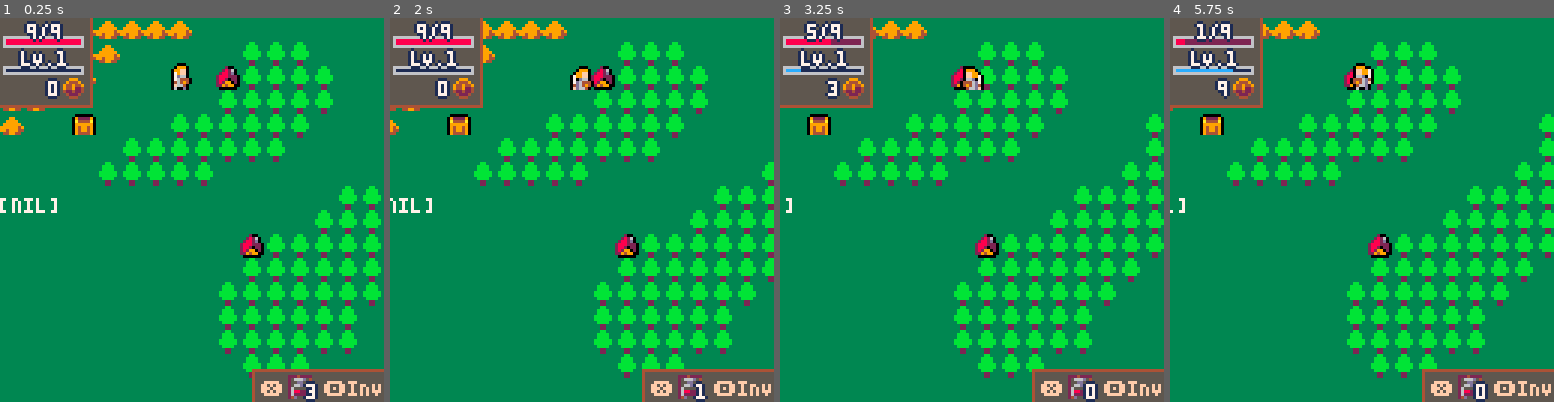
Above: before the commit, frames 1-4 (left to right).
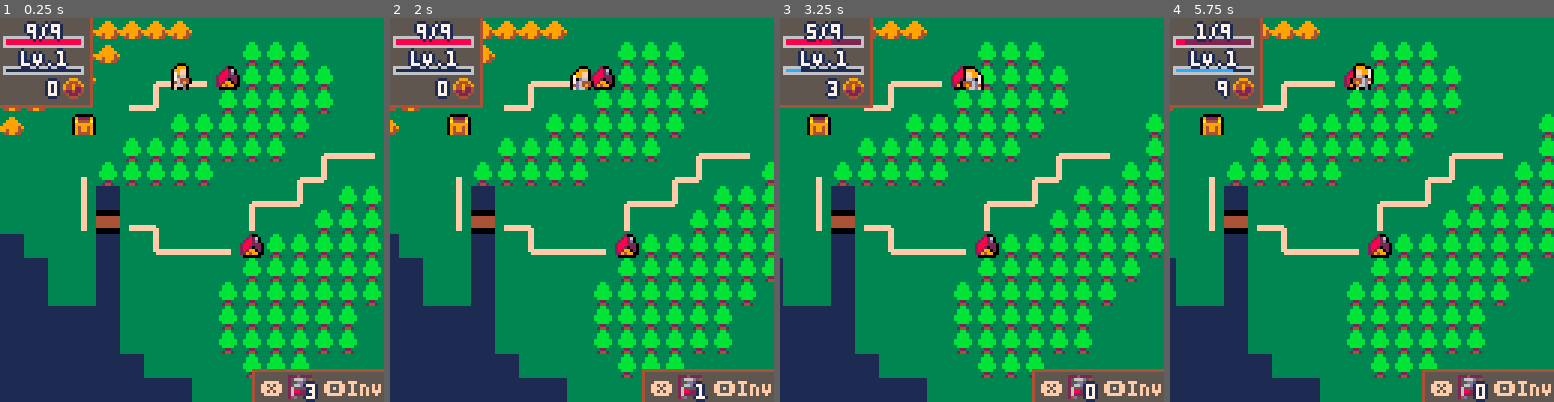
Above: after the commit, the same moments.

Repository: aureliendossantos/tinytale-pico-8
Game: PICO-8 cartridge tinytale.p8
Two runs of this game, one before a commit and one after it. Both use one fixed random seed, a clock stepped at 60 frames per second and the inputs below.
Inputs:
- Up to frame 1 (0.25 s): no input
- Up to frame 2 (2 s): tap X (X key) at 0.33, 1.07, 1.85 s; tap O (Z key) at 0.7, 1.7 s; hold Right from 1.6 s (still down)
- Up to frame 3 (3.25 s): release Right at 2.1 s; tap O (Z key) at 2.1, 2.5, 2.9 s; hold Up 2.15-2.42 s; hold Right 2.47-3.03 s; tap X (X key) at 2.97 s; hold Left from 3.08 s (still down)
- Up to frame 4 (5.75 s): tap O (Z key) every 0.4 s from 3.3 to 5.7 s; release Left at 3.58 s; hold Down 3.63-3.97 s; hold Right 4.02-4.68 s; tap X (X key) at 4.08, 5.2 s; hold Up 4.73-5.03 s; hold Left 5.08-5.68 s; hold Down from 5.73 s (still down)

The runs differ from the first frame. In frame 1, 17% of the frame differs, in the area x 0-99%, y 11-100%; in frame 2, 15%; in frame 3, 12%; in frame 4, 13%.

Commit message:
path autotiles

Diff:
--- /dev/null
+++ b/autotiles.lua
@@ -0,0 +1,47 @@
+function generate_autotiles(x_max, y_max)
+    for x = 0, x_max do
+        for y = 0, y_max do
+            if is_a_path(x, y) then
+                --we found a path tile and set the correct autotile
+                local autotile_data = {
+                    --one connection
+                    {x-1, y, 115},
+                    {x+1, y, 113},
+                    {x, y-1, 96},
+                    {x, y+1, 64},
+                    --two connections
+                    {x-1, y, x+1, y, 114},
+                    {x, y-1, x, y+1, 80},
+                    {x+1, y, x, y+1, 65},
+                    {x-1, y, x, y+1, 67},
+                    {x, y-1, x+1, y, 97},
+                    {x-1, y, x, y-1, 99},
+                    --three connections
+                    {x-1, y, x+1, y, x, y+1, 66},
+                    {x, y-1, x+1, y, x, y+1, 81},
+                    {x, y-1, x-1, y, x, y+1, 83},
+                    {x-1, y, x, y-1, x+1, y, 98},
+                    --four connections
+                    {x, y-1, x-1, y, x+1, y, x, y+1, 82}
+                }
+                for i in all(autotile_data) do
+                    if #i == 3 and is_a_path(i[1], i[2])
+                    or #i == 5 and is_a_path(i[1], i[2]) and is_a_path(i[3], i[4])
+                    or #i == 7 and is_a_path(i[1], i[2]) and is_a_path(i[3], i[4]) and is_a_path(i[5], i[6])
+                    or #i == 9 and is_a_path(i[1], i[2]) and is_a_path(i[3], i[4]) and is_a_path(i[5], i[6]) and is_a_path(i[7], i[8]) then
+                        --the last element of the table is always the tile id
+                        mset(x, y, i[#i])
+                    end
+                end
+            end
+        end
+    end
+end
+
+function is_a_path(x, y)
+    local path_tile_id = {7, 64, 65, 66, 67, 80, 81, 82, 83, 96, 97, 98, 99, 113, 114, 115}
+    for id in all(path_tile_id) do
+        if (mget(x, y) == id) return true
+    end
+    return false
+end
--- a/player.lua
+++ b/player.lua
@@ -67,7 +67,6 @@
         end
     end
     outlined_spr(enemy and 25 or sprites[frame], p.x*8 + p.ox, p.y*8 + p.oy, 1, 1, p.flip)
-    print(idle_timer, 0, 60, 7)
 
     if (not p.busy) idle_previous_frame = true
 end
--- a/scene_map.lua
+++ b/scene_map.lua
@@ -6,6 +6,7 @@
     steps_goal = 0
     cur_terrain = 0
     log = {}
+    generate_autotiles(24, 24)
 end
 
 function update_map()
--- a/tinytale.p8
+++ b/tinytale.p8
@@ -5,6 +5,7 @@
 --aurelien dos santos
 
 #include actions.lua
+#include autotiles.lua
 #include battles.lua
 #include database.lua
 #include easing.lua
@@ -50,25 +51,57 @@
 
 
 
+…(32 lines of a section not shown)…
 __gff__
-0002040180400000000000000000000000000000000000000000000000000000000000000000000000000000000000000000000000000000000000000000000000000000000000000000000000000000000000000000000000000000000000000000000000000000000000000000000000000000000000000000000000000000
+0002040180400000000000000000000000000000000000000000000000000000000000000000000000000000000000000000000000000000000000000000000002020202000000000000000000000000020202020000000000000000000000000202020200000000000000000000000000020202000000000000000000000000
 0000000000000000000000000000000000000000000000000000000000000000000000000000000000000000000000000000000000000000000000000000000000000000000000000000000000000000000000000000000000000000000000000000000000000000000000000000000000000000000000000000000000000000
 __map__
 0103030303030303010101010101010101010101010101010101010101010100000000000000000000000000000000000000000000000000000000000000000000000000000000000000000000000000000000000000000000000000000000000000000000000000000000000000000000000000000000000000000000000000
 0303030303010101010102020201010101010101010101010101010101010100000000000000000000000000000000000000000000000000000000000000000000000000000000000000000000000000000000000000000000000000000000000000000000000000000000000000000000000000000000000000000000000000
-0303030301010101010402020202010101010101010101010101010101010100000000000000000000000000000000000000000000000000000000000000000000000000000000000000000000000000000000000000000000000000000000000000000000000000000000000000000000000000000000000000000000000000
-0303010101010101010202020202010101010101010101010101010101010100000000000000000000000000000000000000000000000000000000000000000000000000000000000000000000000000000000000000000000000000000000000000000000000000000000000000000000000000000000000000000000000000
+0303030301010707070402020202010101010101010101010101010101010100000000000000000000000000000000000000000000000000000000000000000000000000000000000000000000000000000000000000000000000000000000000000000000000000000000000000000000000000000000000000000000000000
+0303010101070701010202020202010101010101010101010101010101010100000000000000000000000000000000000000000000000000000000000000000000000000000000000000000000000000000000000000000000000000000000000000000000000000000000000000000000000000000000000000000000000000
 0301010501010102020202020201010101020202010101010101010101010100000000000000000000000000000000000000000000000000000000000000000000000000000000000000000000000000000000000000000000000000000000000000000000000000000000000000000000000000000000000000000000000000
-0101010101020202020202020101010101020202020101010101010101010100000000000000000000000000000000000000000000000000000000000000000000000000000000000000000000000000000000000000000000000000000000000000000000000000000000000000000000000000000000000000000000000000
-0101010102020202020101010101010102020202020101010101010101010100000000000000000000000000000000000000000000000000000000000000000000000000000000000000000000000000000000000000000000000000000000000000000000000000000000000000000000000000000000000000000000000000
-0101010101010101010101010101020202020202020101010101010101010100000000000000000000000000000000000000000000000000000000000000000000000000000000000000000000000000000000000000000000000000000000000000000000000000000000000000000000000000000000000000000000000000
-0101010101010101010101010102020202020202010101010101010101010100000000000000000000000000000000000000000000000000000000000000000000000000000000000000000000000000000000000000000000000000000000000000000000000000000000000000000000000000000000000000000000000000
-0101010101010101010104020202020202020201010101010101010101010100000000000000000000000000000000000000000000000000000000000000000000000000000000000000000000000000000000000000000000000000000000000000000000000000000000000000000000000000000000000000000000000000
-0101010101010101010102020202020202010101010101010101010101010100000000000000000000000000000000000000000000000000000000000000000000000000000000000000000000000000000000000000000000000000000000000000000000000000000000000000000000000000000000000000000000000000
-0101010101010101010202020202020201010101010101010101010101010100000000000000000000000000000000000000000000000000000000000000000000000000000000000000000000000000000000000000000000000000000000000000000000000000000000000000000000000000000000000000000000000000
-0101010101010101010202020202020101010101010101010101010101010100000000000000000000000000000000000000000000000000000000000000000000000000000000000000000000000000000000000000000000000000000000000000000000000000000000000000000000000000000000000000000000000000
-0101010101010101010202020202020101010101010101010101010101010100000000000000000000000000000000000000000000000000000000000000000000000000000000000000000000000000000000000000000000000000000000000000000000000000000000000000000000000000000000000000000000000000
-0101010101010101010102020201010101010101010101010101010101010100000000000000000000000000000000000000000000000000000000000000000000000000000000000000000000000000000000000000000000000000000000000000000000000000000000000000000000000000000000000000000000000000
-0101010101010101010101010101010101010101010101010101010101010100000000000000000000000000000000000000000000000000000000000000000000000000000000000000000000000000000000000000000000000000000000000000000000000000000000000000000000000000000000000000000000000000
+0101010101020202020202020107070701020202020101010101010101010100000000000000000000000000000000000000000000000000000000000000000000000000000000000000000000000000000000000000000000000000000000000000000000000000000000000000000000000000000000000000000000000000
+0101010702020202020101010707010102020202020101010101010101010100000000000000000000000000000000000000000000000000000000000000000000000000000000000000000000000000000000000000000000000000000000000000000000000000000000000000000000000000000000000000000000000000
+0101010708010101010107070701020202020202020101010101010101010100000000000000000000000000000000000000000000000000000000000000000000000000000000000000000000000000000000000000000000000000000000000000000000000000000000000000000000000000000000000000000000000000
+0101010709070701010107010102020202020202010101010101010101010100000000000000000000000000000000000000000000000000000000000000000000000000000000000000000000000000000000000000000000000000000000000000000000000000000000000000000000000000000000000000000000000000
+0801010108010707070704020202020202020201010101010101010101010100000000000000000000000000000000000000000000000000000000000000000000000000000000000000000000000000000000000000000000000000000000000000000000000000000000000000000000000000000000000000000000000000
+0808010108010101010102020202020202010101010101010101010101010100000000000000000000000000000000000000000000000000000000000000000000000000000000000000000000000000000000000000000000000000000000000000000000000000000000000000000000000000000000000000000000000000
+0808010108010101010202020202020201010101010101010101010101010100000000000000000000000000000000000000000000000000000000000000000000000000000000000000000000000000000000000000000000000000000000000000000000000000000000000000000000000000000000000000000000000000
+0808080808010101010202020202020101010101010101010101010101010100000000000000000000000000000000000000000000000000000000000000000000000000000000000000000000000000000000000000000000000000000000000000000000000000000000000000000000000000000000000000000000000000
+0808080808010101010202020202020101010101010101010101010101010100000000000000000000000000000000000000000000000000000000000000000000000000000000000000000000000000000000000000000000000000000000000000000000000000000000000000000000000000000000000000000000000000
+0808080808080101010102020201010101010101010101010101010101010100000000000000000000000000000000000000000000000000000000000000000000000000000000000000000000000000000000000000000000000000000000000000000000000000000000000000000000000000000000000000000000000000
+0808080808080808010101010101010101010101010101010101010101010100000000000000000000000000000000000000000000000000000000000000000000000000000000000000000000000000000000000000000000000000000000000000000000000000000000000000000000000000000000000000000000000000
 
 
Not shown, changed: 40 lines of the sprite sheet (__gfx__) section of tinytale.p8
